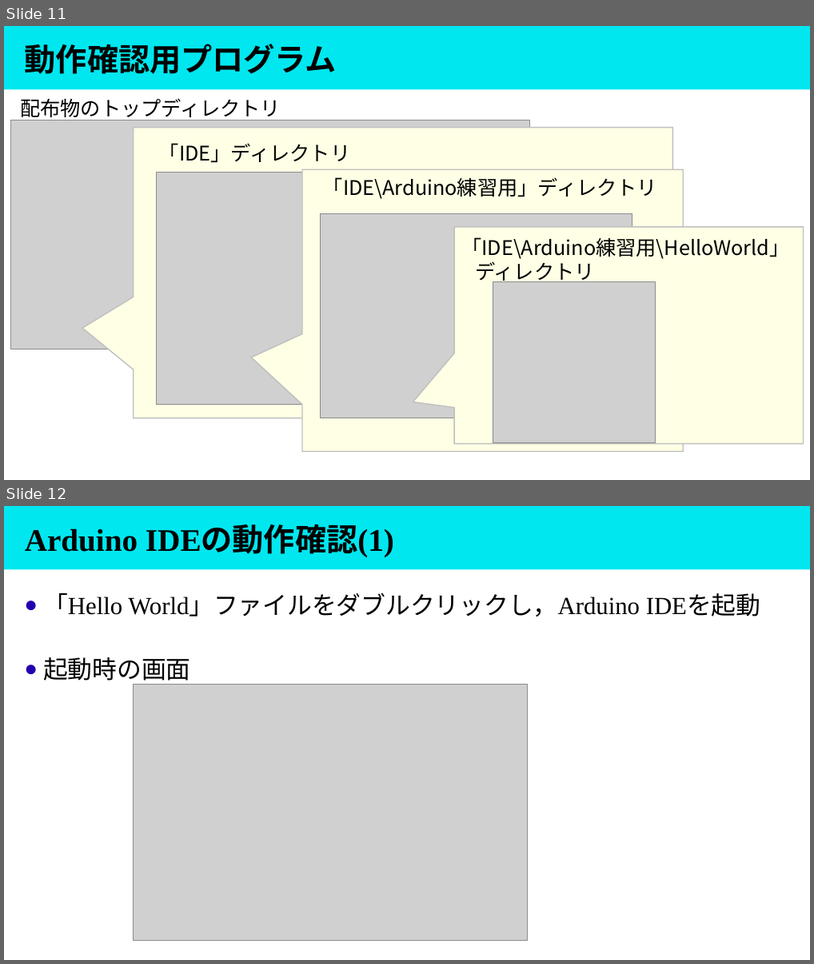
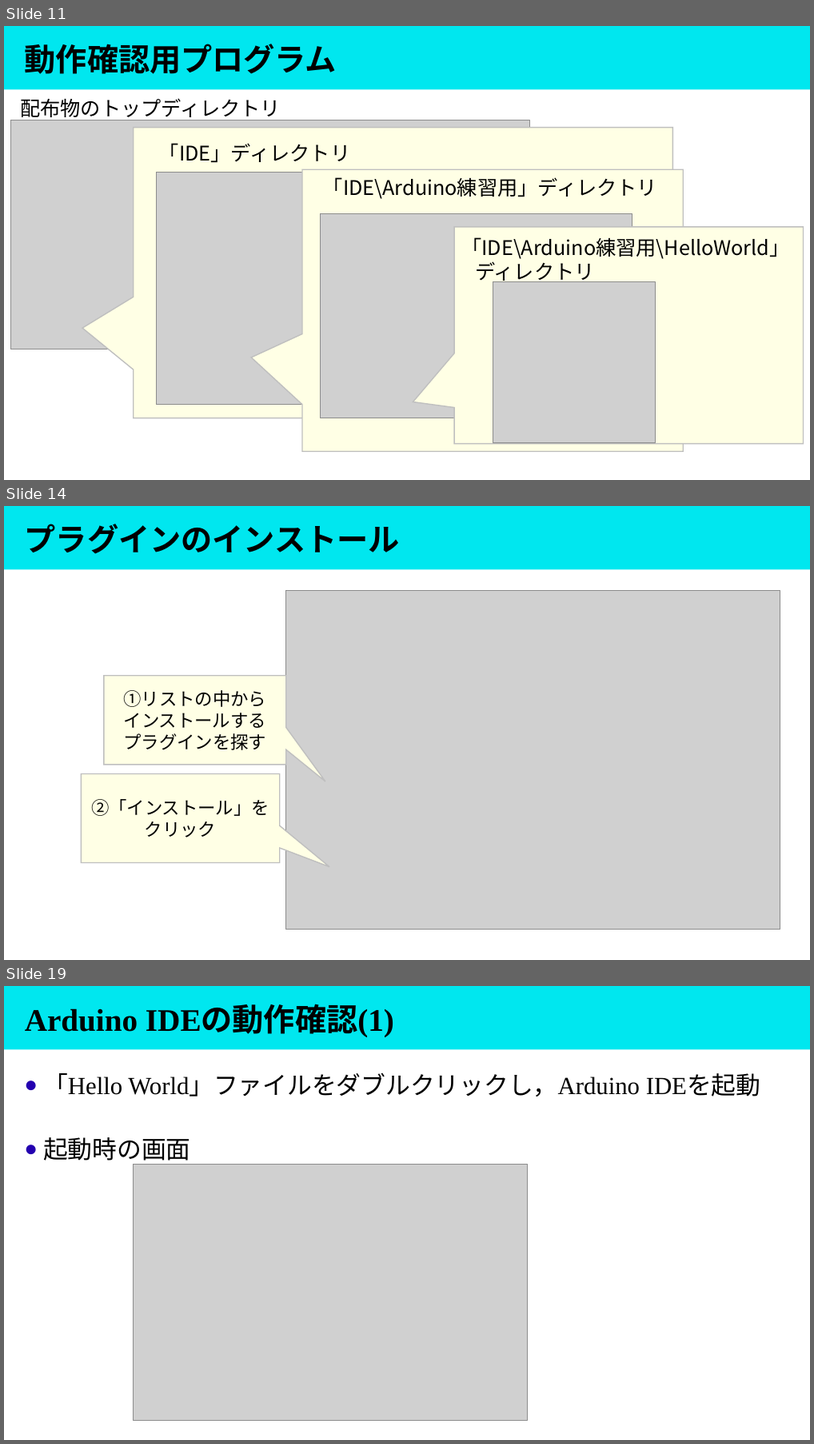
Before and after one commit to masaaki-noro/Gen_arduino_mqtt, a slide deck: Doc/Presentation/講義形式/④環境構築の続きと動作確認.pptx. Shown one above the other, each under a label of ours: slides 11 and 12 before the commit, slides 11, 14 and 19 after it; the slides between them are not shown. The pictures are 814x964 and 814x1444 pixels, drawn with LibreOffice and Linux fonts; fonts in the diff are those of the drawing; grey boxes stand for pictures. Boxes give left, top, right and bottom in pixels: in the first picture for what was removed or moved away, otherwise in the second. Text is boxed around its words. In the diff, an @@ line names an element or a change of style, - is before the commit and + after.

```diff
--- a/Doc/Presentation/講義形式/④環境構築の続きと動作確認.pptx
+++ b/Doc/Presentation/講義形式/④環境構築の続きと動作確認.pptx
@@ slide 14 added at (x1=4, y1=506, x2=810, y2=960), background #FFFFFF; not listed: 1 template element that a slide beside it also shows @@
@@ title added at (x1=25, y1=524, x2=400, y2=554), 28 pt, text #000000, bold @@
+プラグインのインストール
@@ picture added at (x1=286, y1=591, x2=781, y2=929) @@
@@ speech box added at (x1=104, y1=676, x2=286, y2=764), fill #FFFFE5, outline #BFBFBF 1 pt, 16 pt, text #000000 @@
+①リストの中から
+インストールする
+プラグインを探す
@@ speech box added at (x1=82, y1=774, x2=280, y2=863), fill #FFFFE5, outline #BFBFBF 1 pt, 16 pt, text #000000 @@
+②「インストール」を
+クリック
@@ what was slide 12 is now slide 19 @@
```
Also in this commit, not shown: 2 slides changed, 6 other slides added.
